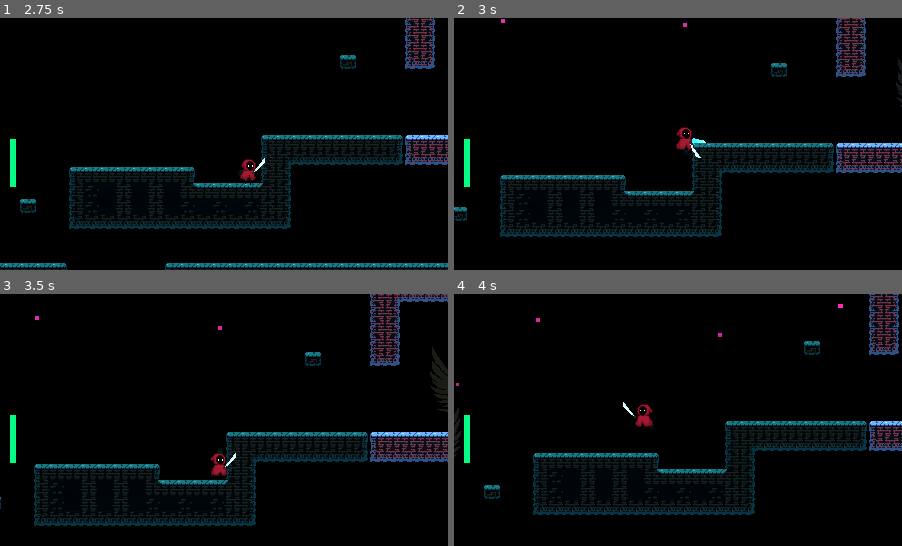
Above: before the commit, frames 1-4 (two rows, left to right).
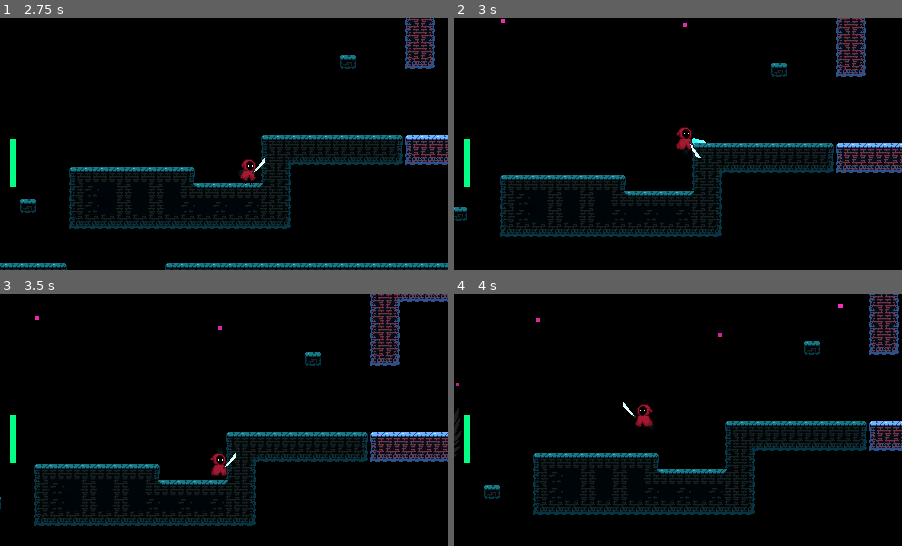
Above: after the commit, the same moments.

Repository: Driannn/AcerolaJam0
Game: Godot game, scene res://Scenes/Main scene/main_scene.tscn
The game is run twice, just before and just after one commit, with the same random seed, the same clock (stepped at 60 frames per second) and the same inputs.
Inputs (mouse positions are in pixels of both pictures, inside the frame that each line leads up to):
- Up to frame 1 (2.75 s): tap Enter (ui_accept) at 0.5 s; move the mouse to (322, 131) at 0.52 s; hold D (move_right) 0.53-1.28 s; tap X (attack) at 0.6 s; click (322, 131) at 0.67 s; tap Space (jump) at 0.77, 1.52 s; move the mouse to (134, 156) at 1.27 s; hold S 1.28-2.03 s; tap C (dash) at 1.35 s; move the mouse to (268, 88) at 2.02 s; hold D (move_right) from 2.03 s (still down); hold F from 2.03 s (still down)
- Up to frame 2 (3 s): move the mouse to (655, 194) at 2.77 s; release D (move_right) at 2.78 s; release F at 2.78 s; hold W from 2.78 s (still down); tap X (attack) at 2.85 s; click (655, 194) at 2.92 s
- Up to frame 3 (3.5 s): keep holding W; tap Space (jump) at 3.02 s
- Up to frame 4 (4 s): move the mouse to (812, 457) at 3.52 s; release W at 3.53 s; hold A (move_left) from 3.53 s (still down); tap C (dash) at 3.6 s; tap Space (jump) at 3.77 s

Frame 1 is identical in both runs. In frame 2, 0.1% of the frame differs, in the area x 98-100%, y 15-36%; in frame 3, 0.5%, in the area x 95-100%, y 21-47%; in frame 4, nothing differs.

Commit message:
simple enemy movement

Diff:
--- /dev/null
+++ b/Scenes/Logic/game_manager.tscn
@@ -0,0 +1,6 @@
+[gd_scene load_steps=2 format=3 uid="uid://dyw6lbmwpmdb3"]
+
+[ext_resource type="Script" path="res://Scenes/Main scene/GameManager.gd" id="1_417py"]
+
+[node name="GameManager" type="Node"]
+script = ExtResource("1_417py")
--- /dev/null
+++ b/Scenes/Logic/path_follow_2d.tscn
@@ -0,0 +1,13 @@
+[gd_scene load_steps=2 format=3 uid="uid://conia6omml2ck"]
+
+[ext_resource type="Script" path="res://Scenes/Main scene/PathFollow2D.gd" id="1_jbj2e"]
+
+[node name="PathFollow2D" type="PathFollow2D"]
+position = Vector2(515, 151)
+rotation = 0.00511505
+rotates = false
+script = ExtResource("1_jbj2e")
+
+[node name="_Timer_27314" type="Timer" parent="."]
+wait_time = 0.2
+one_shot = true
--- /dev/null
+++ b/Scenes/Main scene/PathFollow2D.gd
@@ -0,0 +1,6 @@
+extends PathFollow2D
+
+@export var speed := 0.1
+
+func _process(delta):
+	progress_ratio += speed * delta
--- a/Scenes/Main scene/main_scene.tscn
+++ b/Scenes/Main scene/main_scene.tscn
@@ -1,13 +1,20 @@
-[gd_scene load_steps=10 format=3 uid="uid://k7uj7aa54yyh"]
+[gd_scene load_steps=12 format=3 uid="uid://k7uj7aa54yyh"]
 
-[ext_resource type="Script" path="res://Scenes/Main scene/GameManager.gd" id="1_dq8ga"]
+[ext_resource type="PackedScene" uid="uid://dyw6lbmwpmdb3" path="res://Scenes/Logic/game_manager.tscn" id="1_52f01"]
 [ext_resource type="PackedScene" uid="uid://cprdctgkrpvbo" path="res://Scenes/VFX/SnowGeneratorCPU.tscn" id="2_0g361"]
 [ext_resource type="PackedScene" uid="uid://db4ivmgtxggnu" path="res://Scenes/TileMaps/my_tile_map1.tscn" id="2_b388d"]
 [ext_resource type="PackedScene" uid="uid://bubsfc3tvkdsb" path="res://Scenes/Player/my_player.tscn" id="3_8oym4"]
+[ext_resource type="PackedScene" uid="uid://conia6omml2ck" path="res://Scenes/Logic/path_follow_2d.tscn" id="5_akkuq"]
 [ext_resource type="Script" path="res://addons/phantom_camera/scripts/phantom_camera/phantom_camera_2D.gd" id="5_d018c"]
 [ext_resource type="PackedScene" uid="uid://cldxd32efc4gh" path="res://Scenes/Entities/eye_enemy.tscn" id="7_rwyoi"]
 [ext_resource type="PackedScene" uid="uid://cwo3p17l08hsm" path="res://Scenes/UI/GameOverScreen.tscn" id="7_y7ix1"]
 [ext_resource type="PackedScene" uid="uid://m5qqeskwgghk" path="res://Scenes/UI/pause_menu.tscn" id="8_eje1u"]
+
+[sub_resource type="Curve2D" id="Curve2D_d2ddp"]
+_data = {
+"points": PackedVector2Array(0, 0, 0, 0, 515, 151, 0, 0, 0, 0, 867, 153, 0, 0, 0, 0, 866, 150, 0, 0, 0, 0, 515, 148, 0, 0, 0, 0, 515, 151)
+}
+point_count = 5
 
 [sub_resource type="Environment" id="Environment_5iead"]
 background_mode = 3
@@ -23,9 +30,8 @@
 
 [node name="Manager Container" type="Node" parent="."]
 
-[node name="GameManager" type="Node" parent="Manager Container"]
+[node name="GameManager" parent="Manager Container" instance=ExtResource("1_52f01")]
 unique_name_in_owner = true
-script = ExtResource("1_dq8ga")
 
 [node name="LevelsContainer" type="Node2D" parent="."]
 
@@ -63,9 +69,6 @@
 [node name="Enemies" type="Node2D" parent="EntityContainer"]
 process_mode = 1
 
-[node name="EyeEnemy" parent="EntityContainer/Enemies" instance=ExtResource("7_rwyoi")]
-position = Vector2(547, 142)
-
 [node name="EyeEnemy2" parent="EntityContainer/Enemies" instance=ExtResource("7_rwyoi")]
 position = Vector2(782, 286)
 
@@ -77,6 +80,16 @@
 
 [node name="EyeEnemy4" parent="EntityContainer/Enemies" instance=ExtResource("7_rwyoi")]
 position = Vector2(-30, 207)
+
+[node name="Path2D" type="Path2D" parent="EntityContainer/Enemies"]
+curve = SubResource("Curve2D_d2ddp")
+
+[node name="PathFollow2D" parent="EntityContainer/Enemies/Path2D" instance=ExtResource("5_akkuq")]
+speed = 0.5
+
+[node name="EyeEnemy" parent="EntityContainer/Enemies/Path2D/PathFollow2D" instance=ExtResource("7_rwyoi")]
+position = Vector2(31.9536, -9.16356)
+rotation = -0.00511505
 
 [node name="Cameras" type="Node2D" parent="."]
 process_mode = 1
@@ -118,3 +131,4 @@
 
 [node name="PauseMenu" parent="UIelements/CanvasLayer" instance=ExtResource("8_eje1u")]
 unique_name_in_owner = true
+visible = false
